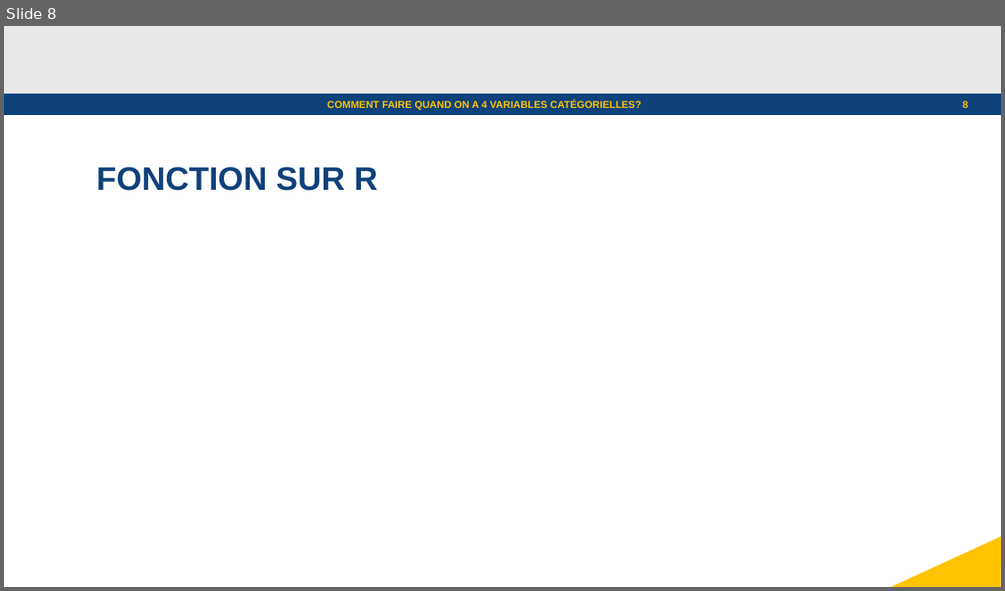
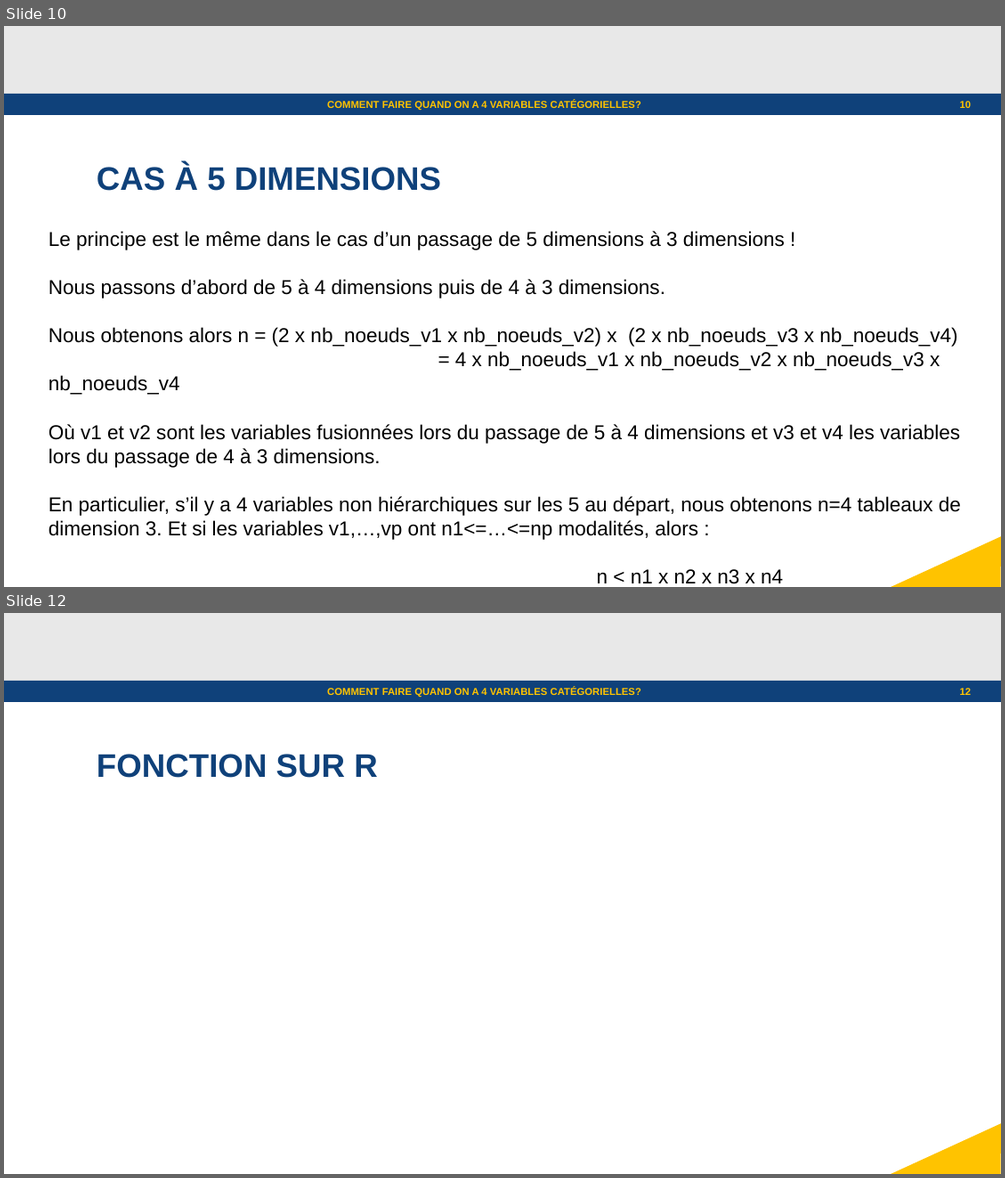
Before and after one commit to julienjamme/stage1A_2023, a slide deck: presentation_mi_parcours.odp. Shown one above the other, each under a label of ours: slide 8 before the commit, slides 10 and 12 after it; the slides between them are not shown. The pictures are 1005x591 and 1005x1178 pixels, drawn with LibreOffice and Linux fonts; fonts in the diff are those of the drawing; background and template pictures are left out. Boxes give left, top, right and bottom in pixels: in the first picture for what was removed or moved away, otherwise in the second. Text is boxed around its words. In the diff, an @@ line names an element or a change of style, - is before the commit and + after.

```diff
--- a/presentation_mi_parcours.odp
+++ b/presentation_mi_parcours.odp
@@ slide 10 added at [4, 26, 1001, 587], background #FFFFFF; not listed: 3 template elements that a slide beside it also shows @@
@@ text added at [327, 100, 641, 111], 8 pt, text #FFC300, bold @@
+COMMENT FAIRE QUAND ON A 4 VARIABLES CATÉGORIELLES?
@@ page number added at [960, 101, 971, 108], 8 pt, text #FFC300, bold @@
+10
@@ text added at [97, 164, 441, 191], 26 pt, text #0F417A, bold @@
+CAS À 5 DIMENSIONS
@@ text added at [48, 231, 961, 540], 16 pt, text #000000 @@
+Le principe est le même dans le cas d’un passage de 5 dimensions à 3 dimensions !
+Nous passons d’abord de 5 à 4 dimensions puis de 4 à 3 dimensions.
+Nous obtenons alors n = (2 x nb_noeuds_v1 x nb_noeuds_v2) x (2 x nb_noeuds_v3 x nb_noeuds_v4)
+= 4 x nb_noeuds_v1 x nb_noeuds_v2 x nb_noeuds_v3 x nb_noeuds_v4
+Où v1 et v2 sont les variables fusionnées lors du passage de 5 à 4 dimensions et v3 et v4 les variables lors du passage de 4 à 3 dimensions.
+En particulier, s’il y a 4 variables non hiérarchiques sur les 5 au départ, nous obtenons n=4 tableaux de dimension 3. Et si les variables v1,…,vp ont n1<=…<=np modalités, alors :
+n < n1 x n2 x n3 x n4 (inégalité grossière)
@@ what was slide 8 is now slide 12 @@
@@ page number at [960, 688, 971, 695]: text changed @@
-8
+12
```
Also in this commit, not shown: 3 slides changed, 3 other slides added.
